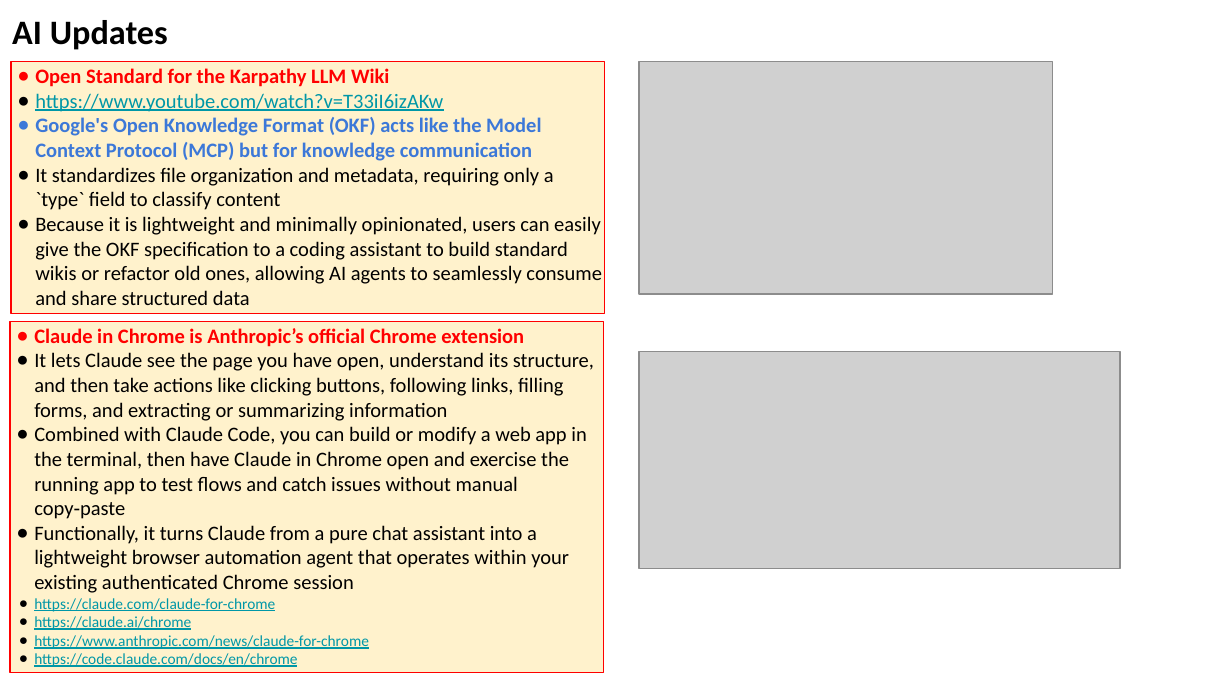
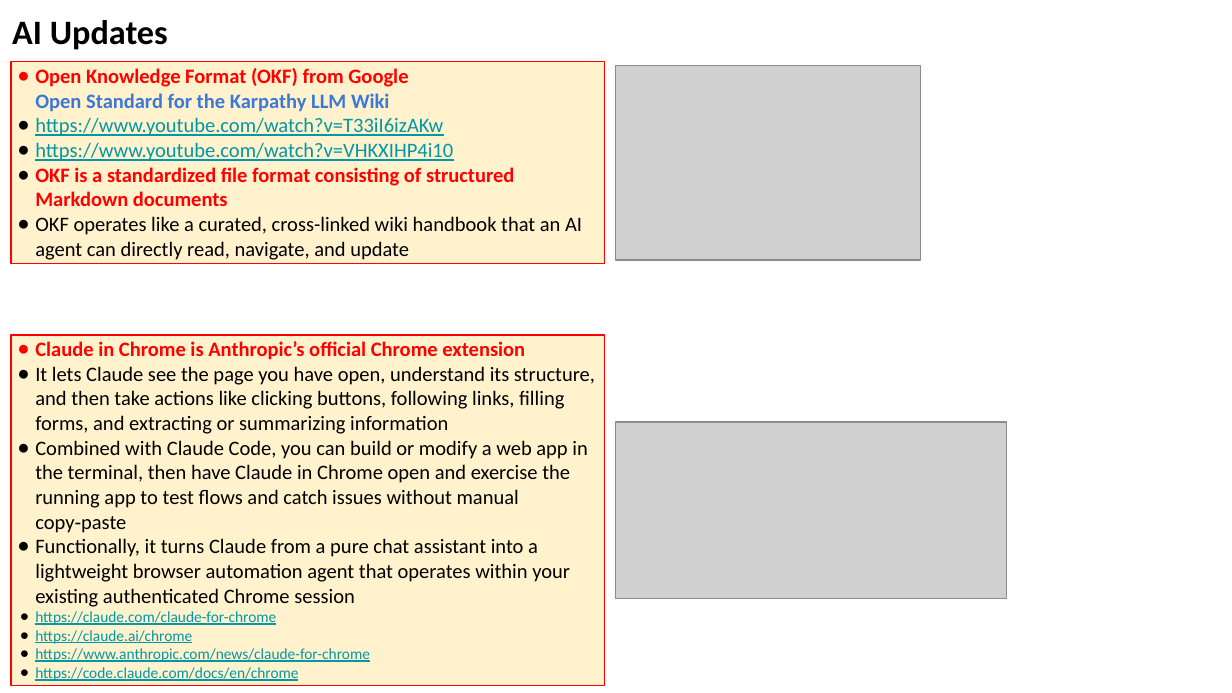
Before and after one commit to lselector/seminar, a slide deck: slide 12 of 2026/2026-07-10-AI-Updates.pptx (slide 7 before the commit). Drawn at 1232x693 pixels with LibreOffice and Linux fonts; fonts in the diff are those of the drawing; grey boxes stand for pictures. Boxes give left, top, right and bottom in pixels: in the first picture for what was removed or moved away, otherwise in the second. Text is boxed around its words. In the diff, an @@ line names an element or a change of style, - is before the commit and + after.

```diff
--- a/2026/2026-07-10-AI-Updates.pptx
+++ b/2026/2026-07-10-AI-Updates.pptx
@@ rectangle "Open Knowledge Format (OKF) from ...": place and size @@
-rectangle "Open Knowledge Format (OKF) from ..." at bbox=[11, 62, 605, 313]
+rectangle "Open Knowledge Format (OKF) from ..." at bbox=[11, 62, 605, 264]
@@ text in rectangle at bbox=[35, 68, 408, 112]: text changed @@
-● Open Standard for the Karpathy LLM Wiki
+● Open Knowledge Format (OKF) from Google
+  Open Standard for the Karpathy LLM Wiki
@@ picture: place and size @@
-picture at bbox=[639, 62, 1053, 293]
+picture at bbox=[615, 65, 920, 260]
@@ text in rectangle at bbox=[35, 142, 582, 260]: text changed @@
-● Google's Open Knowledge Format (OKF) acts like the Model Context Protocol (MCP) but for knowledge communication
-● It standardizes file organization and metadata, requiring only a `type` field to classify content
-● Because it is lightweight and minimally opinionated, users can easily give the OKF specification to a coding assistant to build standard wikis or refactor old ones, allowing AI agents to seamlessly consume and share structured data
+● https://www.youtube.com/watch?v=VHKXIHP4i10
+● OKF is a standardized file format consisting of structured Markdown documents
+● OKF operates like a curated, cross-linked wiki handbook that an AI agent can directly read, navigate, and update
@@ rectangle "Claude in Chrome is Anthropic’s ...": place and size @@
-rectangle "Claude in Chrome is Anthropic’s ..." at bbox=[10, 322, 604, 673]
+rectangle "Claude in Chrome is Anthropic’s ..." at bbox=[11, 335, 605, 686]
@@ picture removed at bbox=[639, 351, 1120, 568] @@
@@ picture added at bbox=[615, 423, 1005, 599] @@
```
Also in this commit, not shown: 10 other slides changed, 11 slides added.
